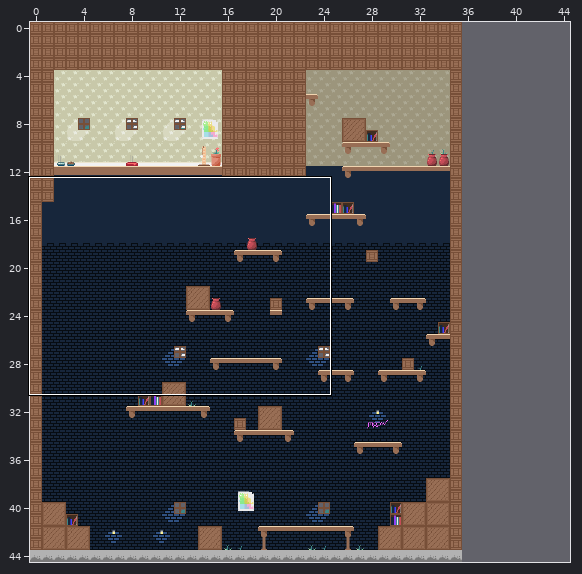
A Tiled map gets an edit: assets/test_map3.tmx. Above, an overview of the earlier version with the close-up marked.
Close-up. As it was:
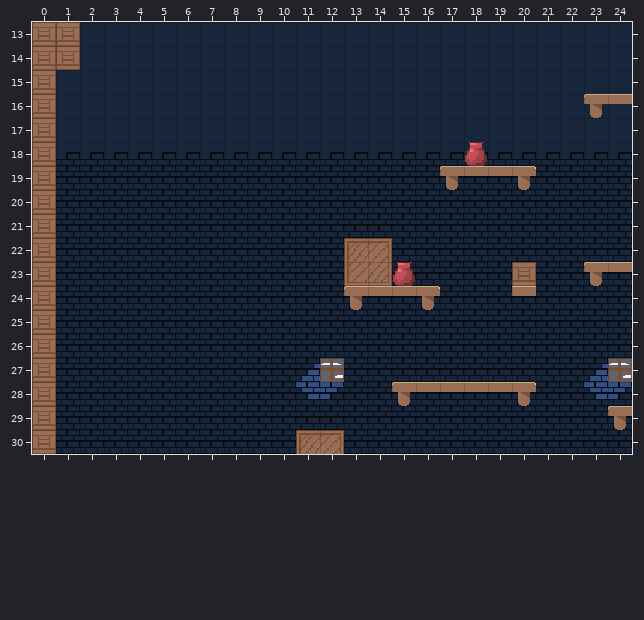
Cells are 16x16 px. Shown: x 0..24, y 13..30. The commit also changed other parts of the map, which this record leaves out. The old version is drawn lined up with the new one.
The result:
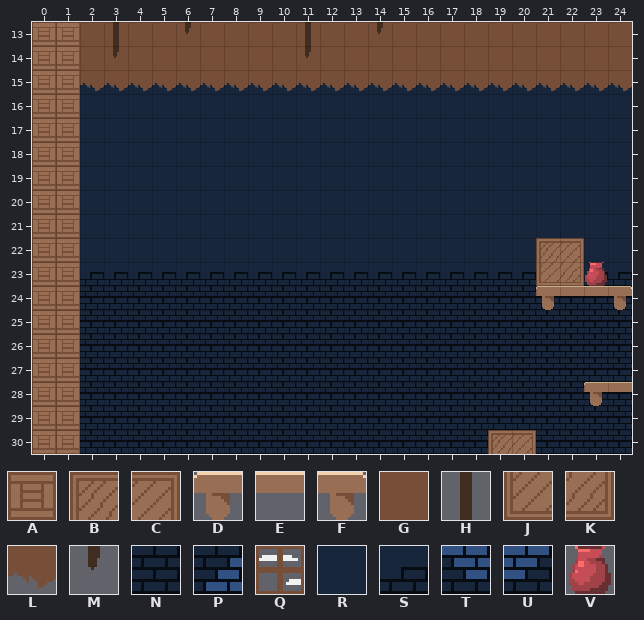
Key: from "test_tileset": A 0, B 1, C 2, D 3, E 4, F 5, G 8, H 9, J 17, K 18, L 24, M 25, N 33, P 37, Q 41, R 43, S 44, T 53, U 54, V 81.
_ is an empty cell, # one hidden under a higher layer, . an unchanged one.
What changed:
map size 36x45 -> 45x45 cells
--- layer "Background1"
@@ x 2..24 @@
-13 RRRRRRRRRRRRRRRRRRRRRRR
-14 RRRRRRRRRRRRRRRRRRRRRRR
+13 GGGGGGGGGGGGGGGGGGGGGGG
+14 GGGGGGGGGGGGGGGGGGGGGGG
@@ x 1..24 @@
-18 SSSSSSSSSSSSSSSSSSSSSSSS
-19 NNNNNNNNNNNNNNNNNNNNNNNN
-20 NNNNNNNNNNNNNNNNNNNNNNNN
-21 NNNNNNNNNNNNNNNNNNNNNNNN
-22 NNNNNNNNNNNN##NNNNNNNNNN
-23 NNNNNNNNNNNN##NNNNN#NNNN
-24 N.......................
-25 N.......................
-26 N.......................
-27 N.........PQ..........PQ
-28 ..........TU..........TU
+18 #RRRRRRRRRRRRRRRRRRRRRRR
+19 #RRRRRRRRRRRRRRRRRRRRRRR
+20 #RRRRRRRRRRRRRRRRRRRRRRR
+21 #RRRRRRRRRRRRRRRRRRRRRRR
+22 #RRRRRRRRRRRRRRRRRRR##RR
+23 #SSSSSSSSSSSSSSSSSSS##SS
+24 #.......................
+25 #.......................
+26 #.......................
+27 #.........NN..........NN
+28 ..........NN..........NN
--- layer "Background2"
@@ x 2..24 @@
-13 ._.._...._.._..........
-14 ._......._.............
-15 _______________________
+13 .H..M....H..M..........
+14 .M.......M.............
+15 LLLLLLLLLLLLLLLLLLLLLLL
--- layer "Collision"
@@ x 1..24 @@
-15 _.......................
-16 _.....................DE
-17 _.......................
-18 _................V......
-19 _...............DEEF....
-20 _.......................
-21 _.......................
-22 _...........BC......__..
-23 _...........JKV....A__DE
-24 _...........DEEF...E____
-25 _.......................
-26 _.......................
-27 _.......................
-28 _.............DEEEEF..__
-29 _......................D
-30 _.........BC......__....
+15 A.......................
+16 A.....................__
+17 A.......................
+18 A................_......
+19 A...............____....
+20 A.......................
+21 A.......................
+22 A...........__......BC..
+23 A...........___...._JKV_
+24 A...........____..._DEEF
+25 A.......................
+26 A.......................
+27 A.......................
+28 A.............______..DE
+29 A......................_
+30 A.........__......BC....
Pixel boxes of the changes (left, top, right, bottom) in both close-ups:
changed: (56, 22, 632, 454)
